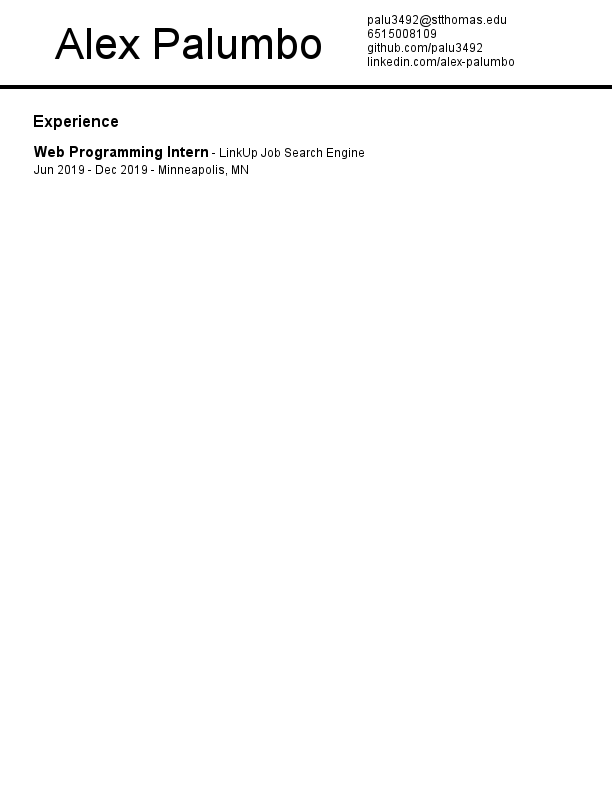
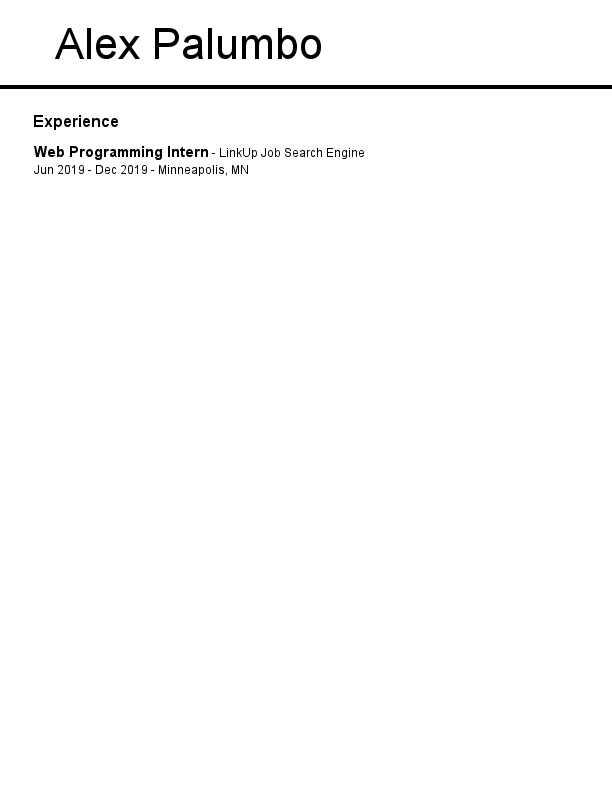
Revision of a layered 612x792 image; what changed, layer by layer:
hid "palu3492@stthomas.edu ..." over [368, 14, 514, 68]
